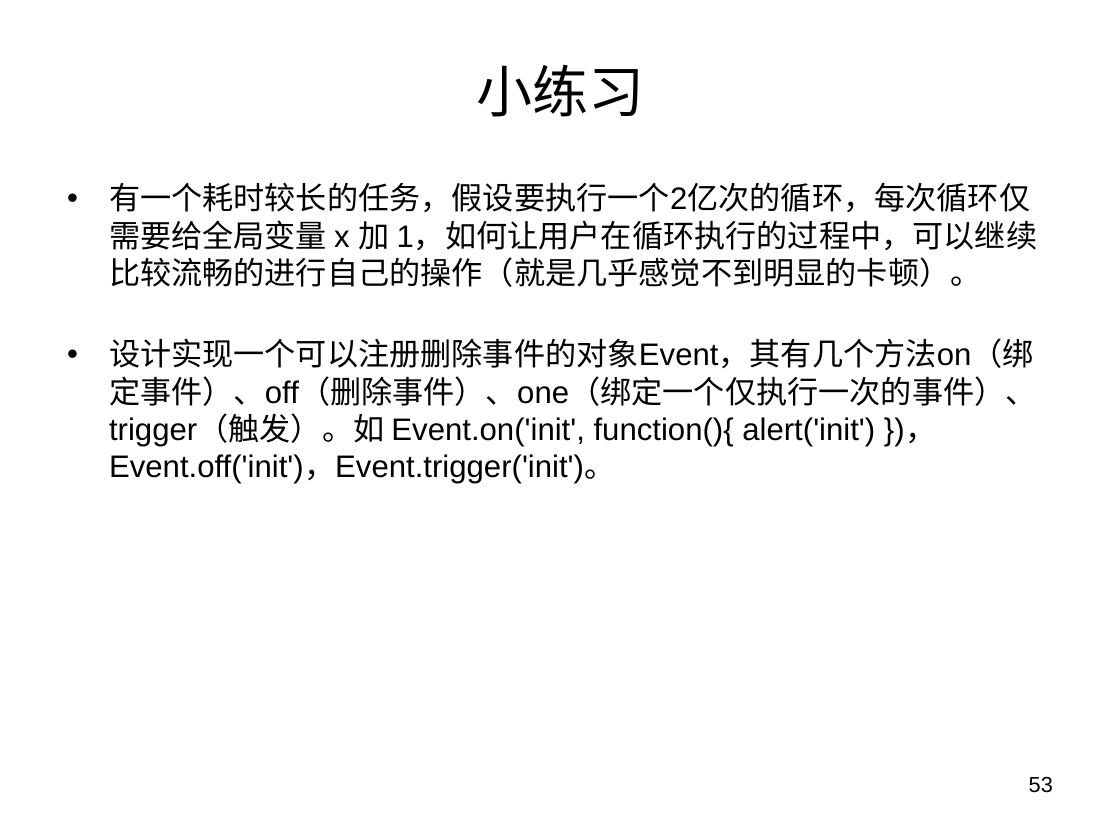
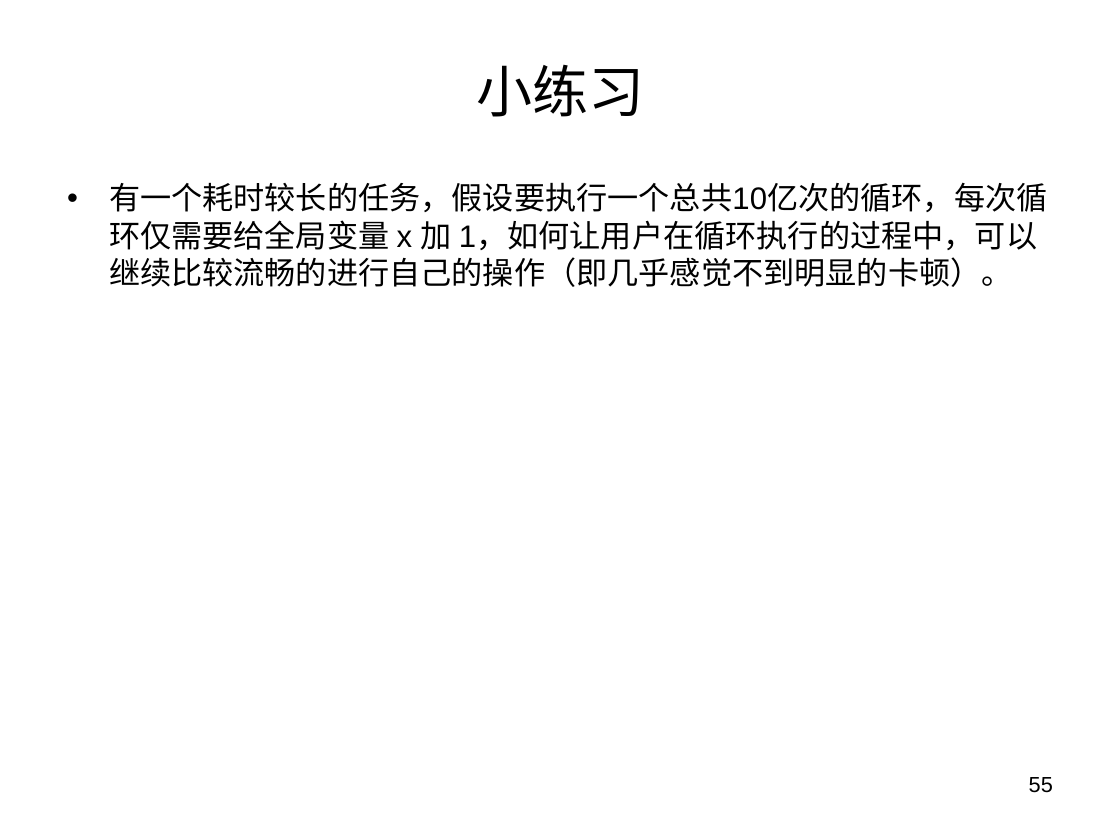
Before and after one commit to panxuepeng/javascript, a slide deck: slide 55 of ppt/第二天课程.ppt (slide 53 before the commit). Drawn at 1120x840 pixels with LibreOffice and Linux fonts; fonts in the diff are those of the drawing. Boxes give left, top, right and bottom in pixels: in the first picture for what was removed or moved away, otherwise in the second. Text is boxed around its words. In the diff, an @@ line names an element or a change of style, - is before the commit and + after.

```diff
--- a/ppt/第二天课程.ppt
+++ b/ppt/第二天课程.ppt
@@ text at (x1=109, y1=182, x2=1048, y2=287): text changed @@
-• 有一个耗时较长的任务，假设要执行一个2亿次的循环，每次循环仅需要给全局变量 x 加 1，如何让用户在循环执行的过程中，可以继续比较流畅的进行自己的操作（就是几乎感觉不到明显的卡顿）。
-• 设计实现一个可以注册删除事件的对象Event，其有几个方法on（绑定事件）、off（删除事件）、one（绑定一个仅执行一次的事件）、trigger（触发）。如 Event.on('init', function(){ alert('init') })，Event.off('init')，Event.trigger('init')。
+• 有一个耗时较长的任务，假设要执行一个总共10亿次的循环，每次循环仅需要给全局变量 x 加 1，如何让用户在循环执行的过程中，可以继续比较流畅的进行自己的操作（即几乎感觉不到明显的卡顿）。
@@ page number at (x1=1029, y1=777, x2=1053, y2=793): text changed @@
-53
+55
```
Also in this commit, not shown: 8 other slides changed, 2 slides added, 3 other files.
